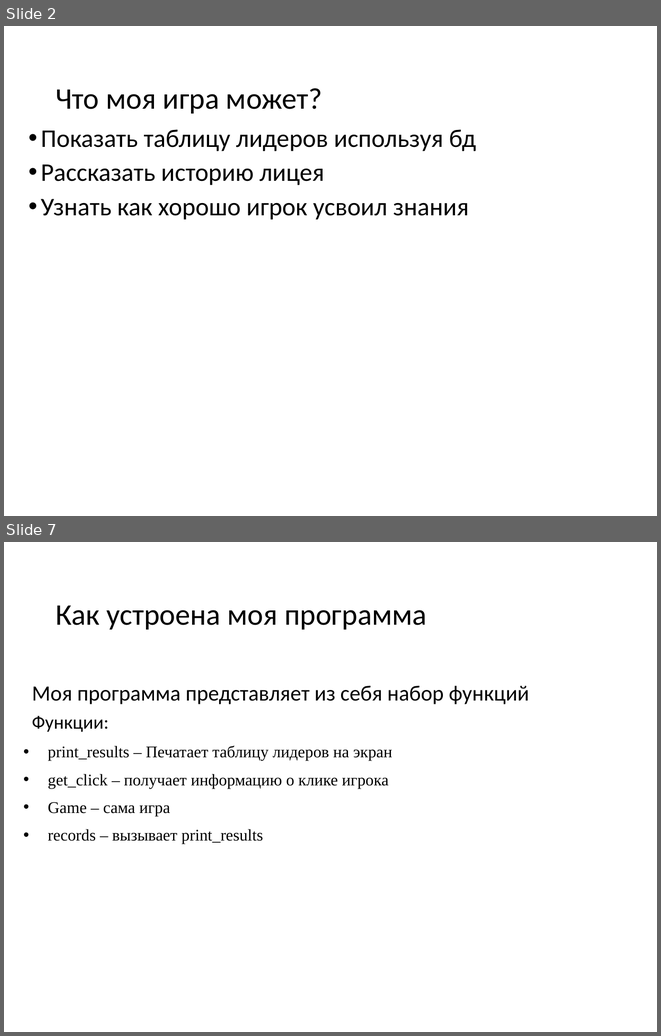
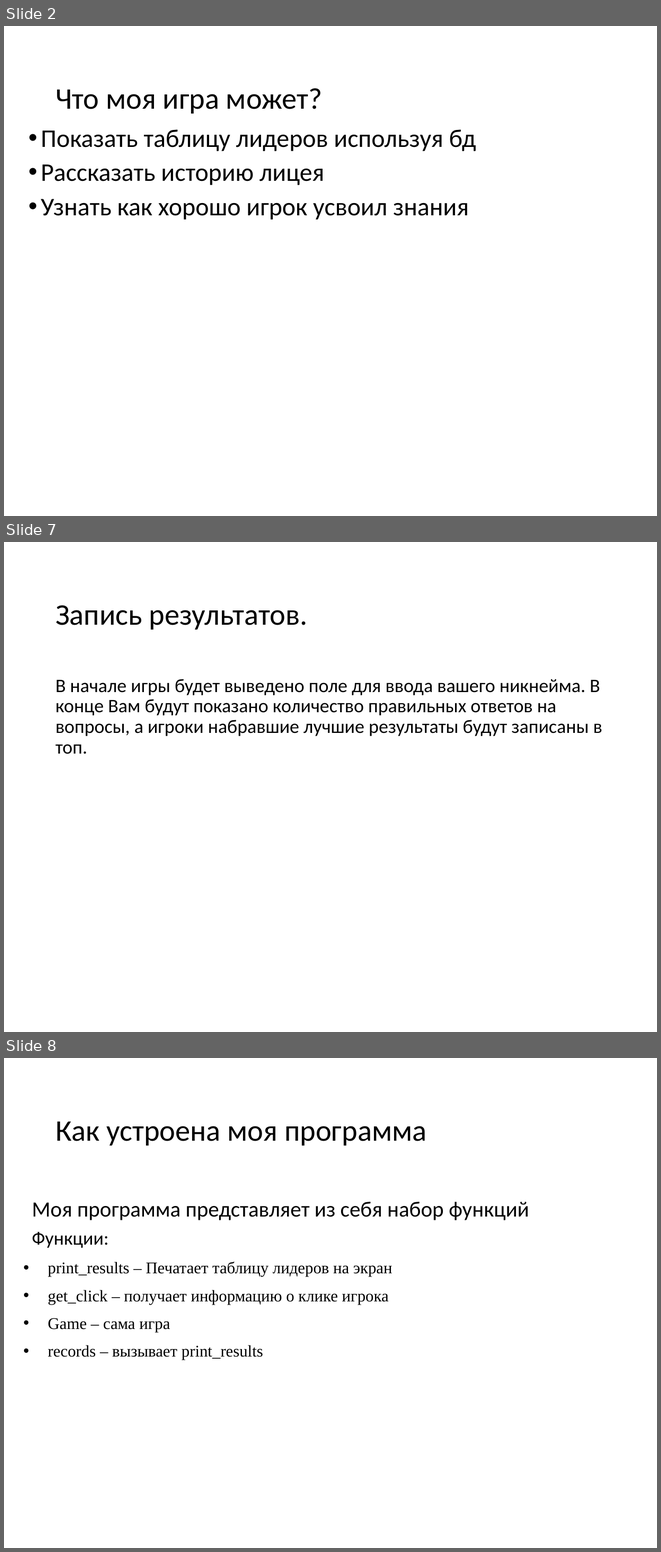
Before and after one commit to MegaPati/project, a slide deck: PresentationForProject.pptx. Shown one above the other, each under a label of ours: slides 2 and 7 before the commit, slides 2, 7 and 8 after it; the slides between them are not shown. The pictures are 661x1036 and 661x1552 pixels, drawn with LibreOffice and Linux fonts; fonts in the diff are those of the drawing. Boxes give left, top, right and bottom in pixels: in the first picture for what was removed or moved away, otherwise in the second. Text is boxed around its words. In the diff, an @@ line names an element or a change of style, - is before the commit and + after.

```diff
--- a/PresentationForProject.pptx
+++ b/PresentationForProject.pptx
@@ slide 7 added at (4,542,657,1032), background #FFFFFF @@
@@ title added at (55,605,308,629), 33 pt, text #000000 @@
+Запись результатов.
@@ text added at (55,679,602,754), 21 pt, text #000000 @@
+В начале игры будет выведено поле для ввода вашего никнейма. В конце Вам будут показано количество правильных ответов на вопросы, а игроки набравшие лучшие результаты будут записаны в топ.
@@ what was slide 7 is now slide 8 @@
```
Also in this commit, not shown: 2 slides changed, 3 other slides added, 3 slides removed, 16 other files.
